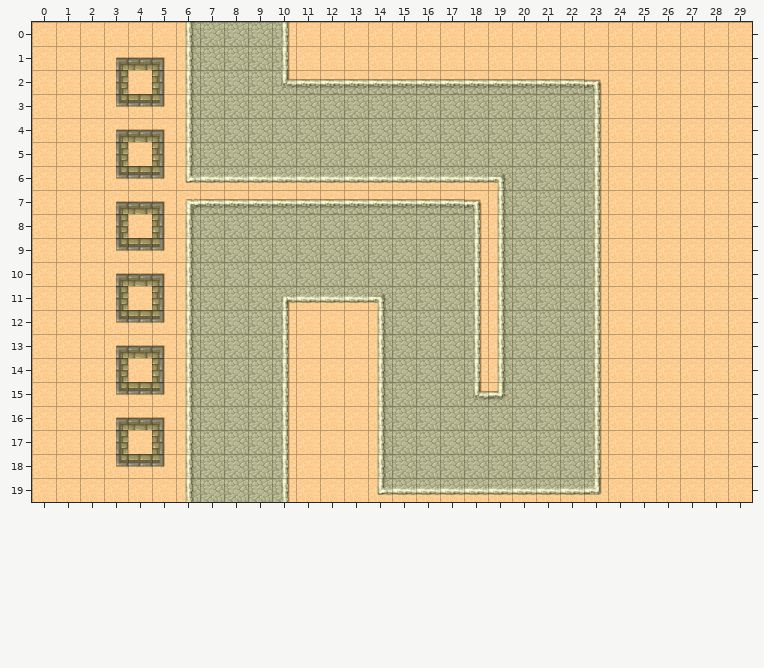
An edit to a level. Tiled map, TowerDefense/tilemap-hd.tmx. This is how it looked before the edit.
Cells are 64x64 px. Shown: x 0..29, y 0..19.
Once edited:
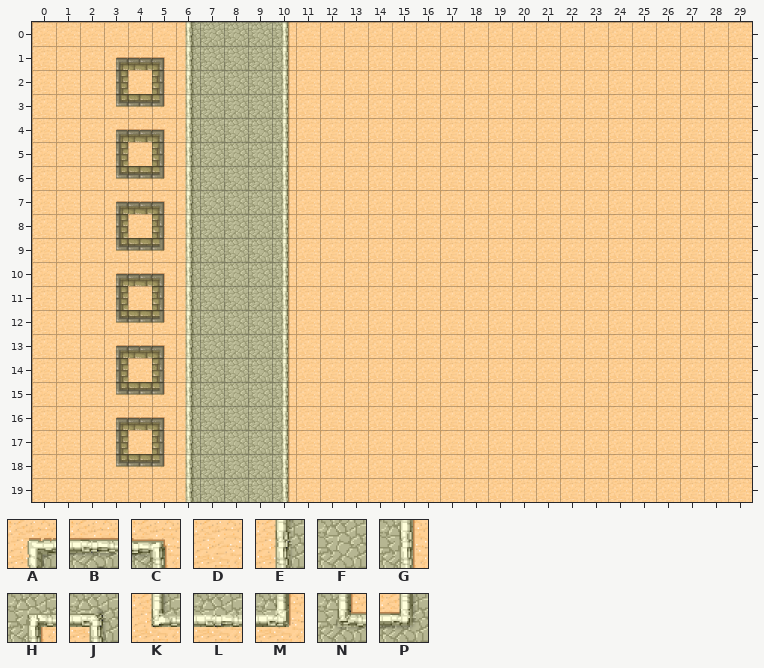
Key: from "tiles-hd": A 24, B 25, C 26, D 29, E 32, F 33, G 34, H 35, J 36, K 40, L 41, M 42, N 43, P 44.
_ is an empty cell.
Changes in this commit:
Layer "background":
y 2: x 10..23 NBBBBBBBBBBBBC -> GDDDDDDDDDDDDD
y 3..5: x 10..23 FFFFFFFFFFFFFG -> GDDDDDDDDDDDDD
y 6: x 6..23 KLLLLLLLLLLLLJFFFG -> EFFFGDDDDDDDDDDDDD
y 7: x 6..23 ABBBBBBBBBBBCEFFFG -> EFFFGDDDDDDDDDDDDD
y 8..10: x 10..23 FFFFFFFFGEFFFG -> GDDDDDDDDDDDDD
y 11: x 10..23 HLLLJFFFGEFFFG -> GDDDDDDDDDDDDD
y 12..14: x 14..23 EFFFGEFFFG -> DDDDDDDDDD
y 15: x 14..23 EFFFNPFFFG -> DDDDDDDDDD
y 16..18: x 14..23 EFFFFFFFFG -> DDDDDDDDDD
y 19: x 14..23 KLLLLLLLLM -> DDDDDDDDDD
Where, in picture pixels (left, top, right, bottom), the same in both pictures:
changed: (185, 70, 602, 495)
